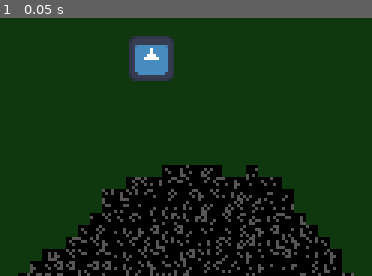
Above: before the commit, frame 1.
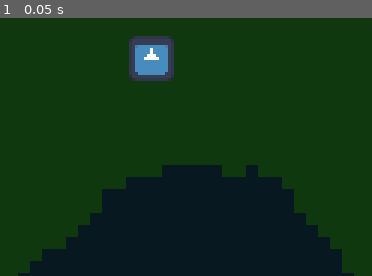
Above: after the commit, the same moment.

Repository: KMatiks/astrolad-landing
Game: Godot game, scene res://scenes/main.tscn
Two runs of this game, one before a commit and one after it. Both use one fixed random seed, a clock stepped at 60 frames per second and the inputs below. The engine's default icon, where the game draws it, is replaced by a stand-in: a white triangle on a blue panel in a dark square.
Inputs:
- Up to frame 1 (0.05 s): no input

The runs differ from the first frame. In frame 1, 25% of the frame differs, in the area x 4-96%, y 56-100%.

Commit message:
Add Gameboy shading logic

Diff:
--- a/scenes/main.tscn
+++ b/scenes/main.tscn
@@ -1,8 +1,16 @@
-[gd_scene load_steps=6 format=3 uid="uid://bml8y0c36u0ax"]
+[gd_scene load_steps=8 format=3 uid="uid://bml8y0c36u0ax"]
 
+[ext_resource type="Shader" path="res://shaders/gameboy.gdshader" id="1_5vltx"]
 [ext_resource type="Texture2D" uid="uid://diowx6lmdxutq" path="res://textures/tilemap.jpg" id="1_wdqfd"]
 [ext_resource type="Script" path="res://scenes/TileMap.gd" id="2_fef5b"]
 [ext_resource type="PackedScene" uid="uid://3wy5wh3ocjh2" path="res://scenes/character_body_2d.tscn" id="3_5qs8r"]
+
+[sub_resource type="ShaderMaterial" id="ShaderMaterial_wl6e2"]
+shader = ExtResource("1_5vltx")
+shader_parameter/lightest = Vector4(0.878431, 0.972549, 0.815686, 1)
+shader_parameter/light = Vector4(0.533333, 0.752941, 0.439216, 1)
+shader_parameter/dark = Vector4(0.203922, 0.407843, 0.337255, 1)
+shader_parameter/darkest = Vector4(0.0313726, 0.0941176, 0.12549, 1)
 
 [sub_resource type="TileSetAtlasSource" id="TileSetAtlasSource_isqsr"]
 texture = ExtResource("1_wdqfd")
@@ -84,6 +92,7 @@
 offset_bottom = 144.0
 
 [node name="TileMap" type="TileMap" parent="."]
+material = SubResource("ShaderMaterial_wl6e2")
 tile_set = SubResource("TileSet_gwu4f")
 format = 2
 script = ExtResource("2_fef5b")
--- /dev/null
+++ b/shaders/gameboy.gdshader
@@ -0,0 +1,26 @@
+shader_type canvas_item;
+
+uniform vec4 lightest = vec4( 0.878431, 0.972549, 0.815686, 1 );
+uniform vec4 light = vec4( 0.533333, 0.752941, 0.439216, 1 );
+uniform vec4 dark = vec4( 0.203922, 0.407843, 0.337255, 1 );
+uniform vec4 darkest = vec4( 0.0313726, 0.0941176, 0.12549, 1 );
+
+uniform sampler2D SCREEN_TEXTURE : hint_screen_texture, filter_linear_mipmap;
+
+float rgb2gray(vec4 color) {
+        return 0.299*color.r + 0.587*color.g + 0.114*color.b;
+}
+
+void fragment() {
+        COLOR = texture(SCREEN_TEXTURE, SCREEN_UV);
+        float gray_val = rgb2gray(COLOR);
+
+        if (gray_val < 0.25)
+                COLOR = darkest;
+        else if (gray_val < 0.50)
+                COLOR = dark;
+        else if (gray_val < 0.75)
+                COLOR = light;
+        else
+                COLOR = lightest;
+}
Not shown, changed: .gitignore
